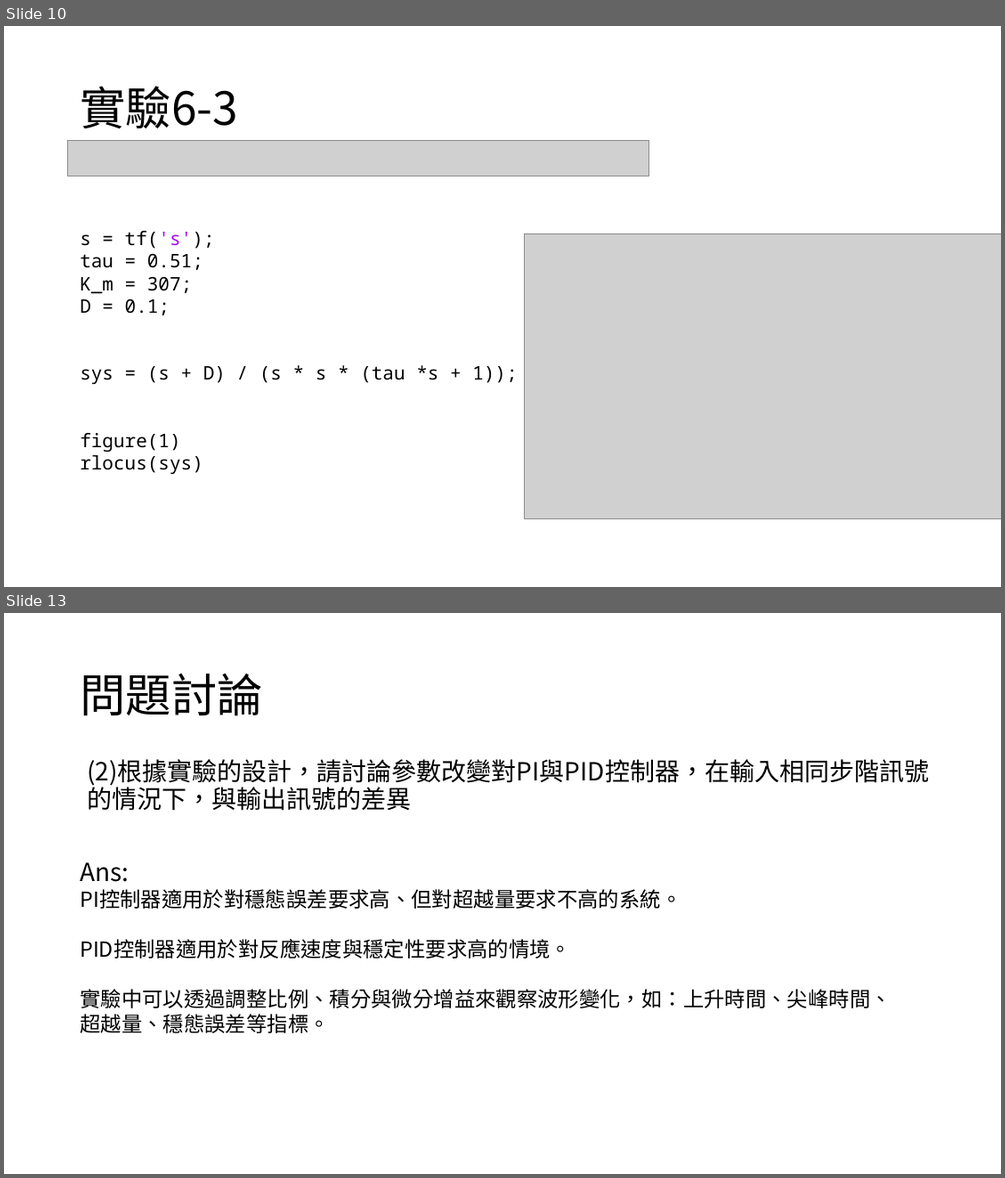
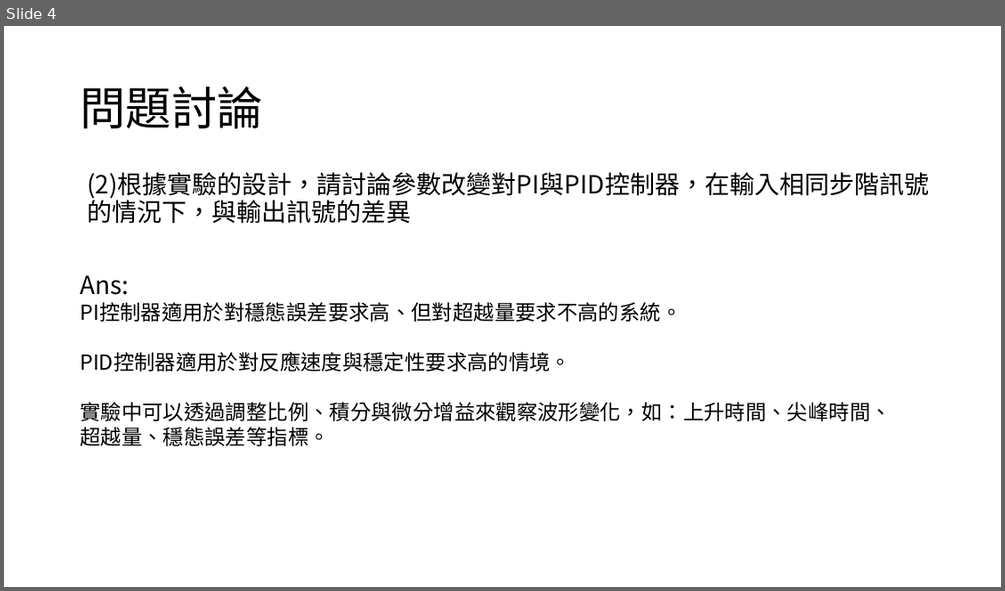
Before and after one commit to yeyi58095/control_lab, a slide deck: 實驗七/presentation/實驗七_第二組_葉彥辰_郭亮佑_蘇昱嘉.pptx. Shown one above the other, each under a label of ours: slides 10 and 13 before the commit, slide 4 after it; the slides between them are not shown. The pictures are 1005x1178 and 1005x591 pixels, drawn with LibreOffice and Linux fonts; fonts in the diff are those of the drawing; grey boxes stand for pictures. Boxes give left, top, right and bottom in pixels: in the first picture for what was removed or moved away, otherwise in the second. Text is boxed around its words. In the diff, an @@ line names an element or a change of style, - is before the commit and + after.

```diff
--- a/實驗七/presentation/實驗七_第二組_葉彥辰_郭亮佑_蘇昱嘉.pptx
+++ b/實驗七/presentation/實驗七_第二組_葉彥辰_郭亮佑_蘇昱嘉.pptx
@@ slide 10 removed at [4,26,1001,587], background #FFFFFF @@
@@ title removed at [80,86,238,128] @@
-實驗6-3
@@ picture removed at [67,140,648,176] @@
@@ text removed at [80,231,517,474] @@
-s = tf('s');
-tau = 0.51;
-K_m = 307;
-D = 0.1;
-sys = (s + D) / (s * s * (tau *s + 1));
-figure(1)
-rlocus(sys)
@@ picture removed at [525,233,1001,519] @@
@@ what was slide 13 is now slide 4 @@
```
Also in this commit, not shown: 3 slides changed, 8 other slides removed.
